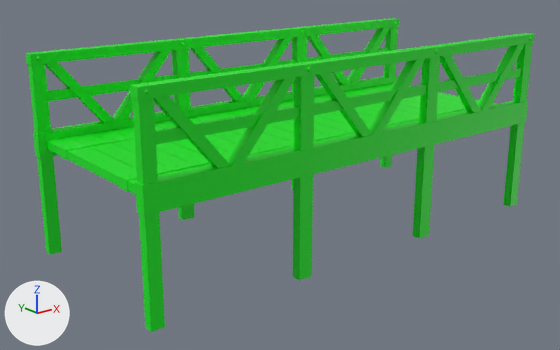
The FBX model Assets/03. Prefabs/Bridge.fbx, before and after one commit.
The view is the same before and after, from a camera (50 mm lens) standing at (-5.77, -12.22, 4.01) and looking at (4.08, 0.09, -0.92). The axes (+X, +Y, +Z) are drawn at lower left. The lights are the same throughout.

Objects in the first picture: 'Bridge.001'.
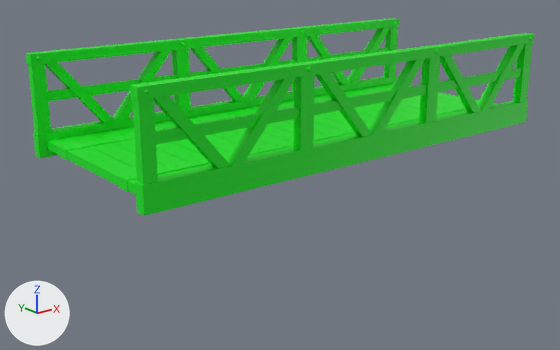
Location of each change, [x1, y1, x2, y2] in pixels of the pictures (560 x 350 px; the box of a moved part takes in the faces that stretch with it):
'Bridge.001', reshaped (37% shorter)
    before: [25, 18, 535, 332]
    after: [25, 18, 535, 216]
part 1 of me_cube_048, moved or reshaped
    before: [28, 27, 398, 254]
    after: [28, 27, 398, 134]
part 2 of me_cube_048, moved or reshaped
    before: [132, 43, 532, 332]
    after: [132, 43, 532, 185]

The edits, one by one:
me_cube_048 has 2364 vertices, 1828 faces and spans x -4.96..4.96, y -2.19..2.19, z -6.22..-2.2.
me_cube_048 is used by ob_bridge_001; location (4.57, 0.0, 4.05).
me_cube_048 part 1: all 16 vertices in x -4.94..4.94, y 1.93..2.13, z -6.22 are moved by (0.0, 0.0, 2.14).
me_cube_048 part 2: all 16 vertices in x -4.94..4.94, y -2.13..-1.93, z -6.22 are moved by (0.0, 0.0, 2.14).
